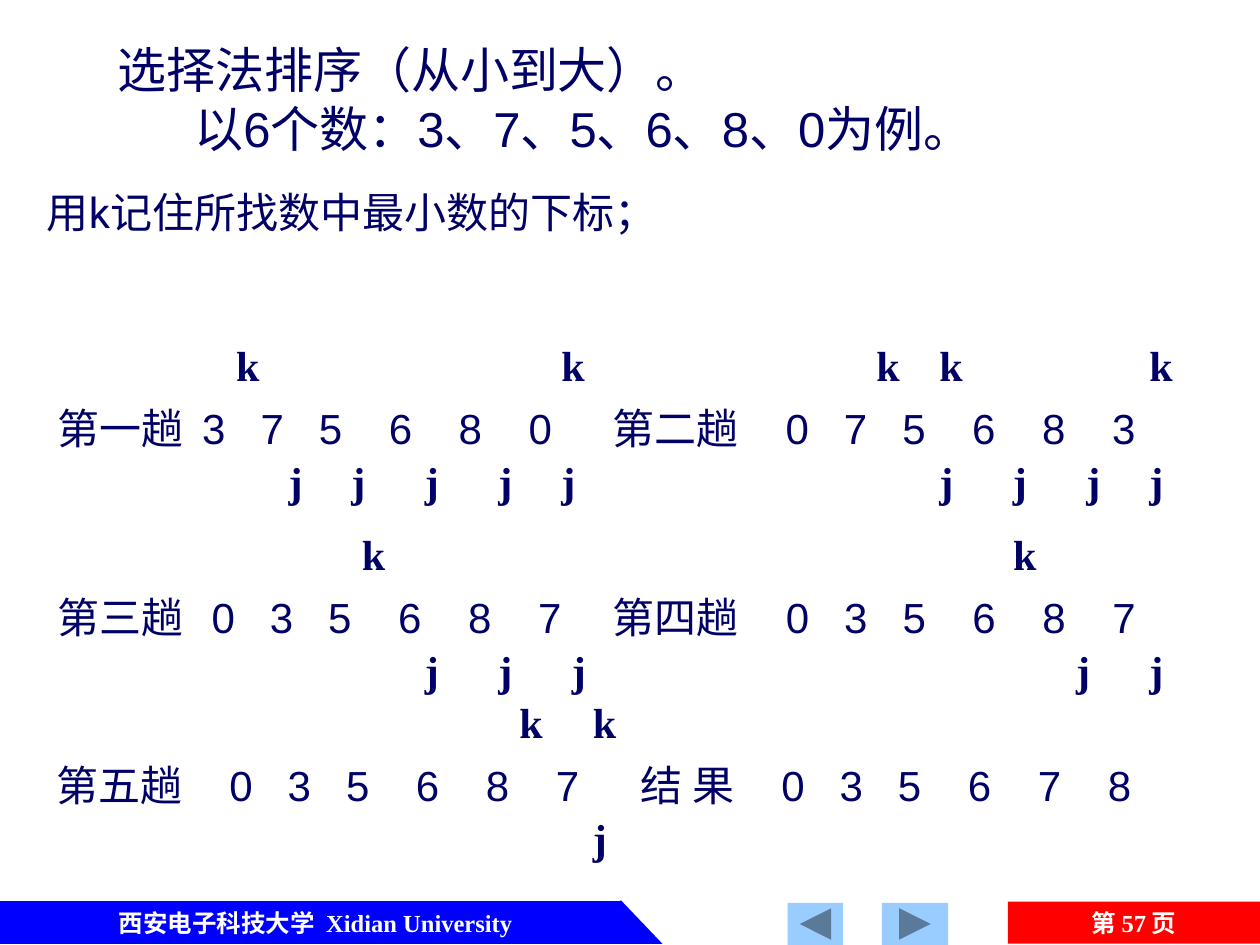
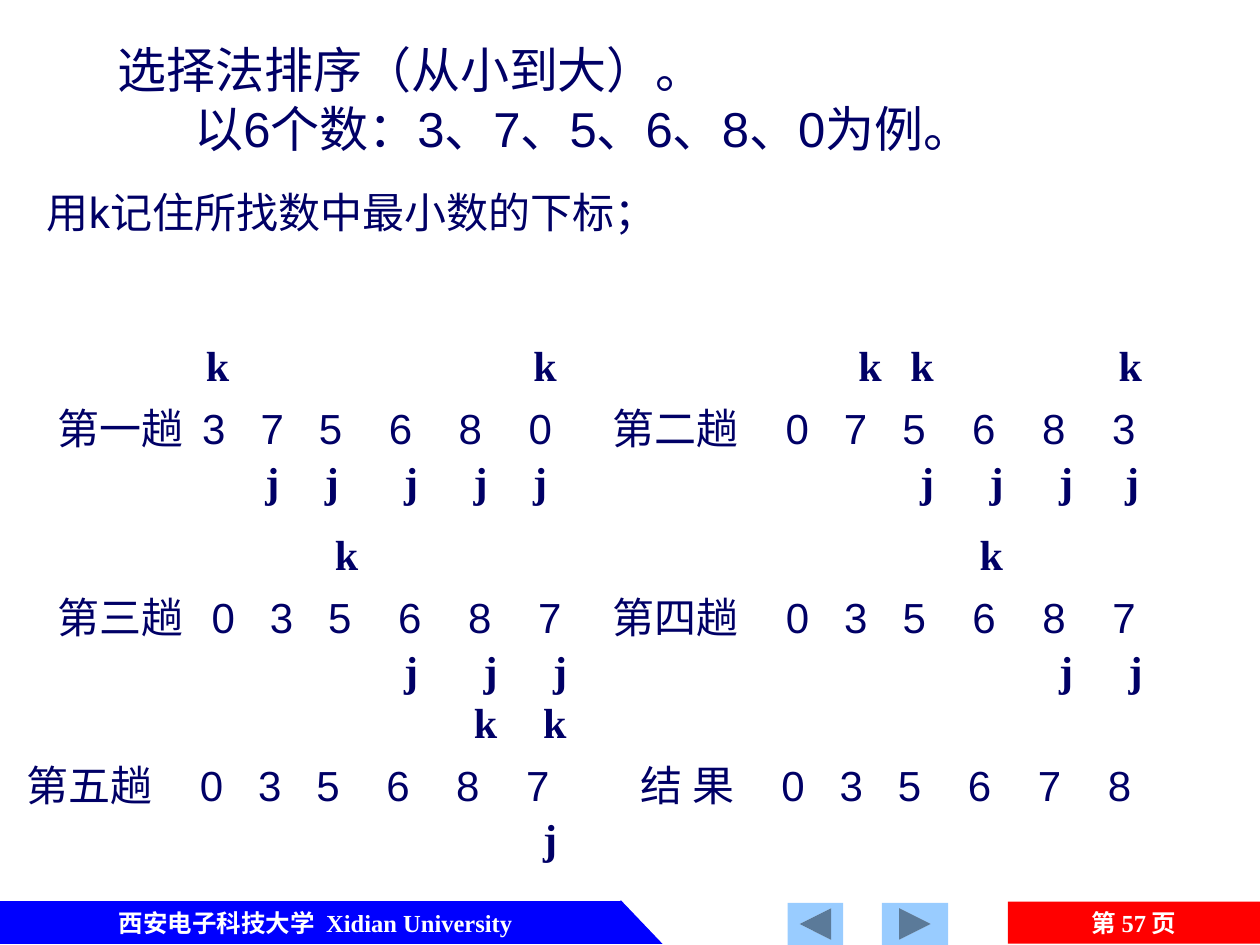
Before and after one commit to jtrfid/C-Repositories, a slide deck: slide 57 of 2016/C语言/课件/第6章 数组.pptx. Drawn at 1260x945 pixels with LibreOffice and Linux fonts; fonts in the diff are those of the drawing. Boxes give left, top, right and bottom in pixels: in the first picture for what was removed or moved away, otherwise in the second. Text is boxed around its words. In the diff, an @@ line names an element or a change of style, - is before the commit and + after.

```diff
--- a/2016/C语言/课件/第6章 数组.pptx
+++ b/2016/C语言/课件/第6章 数组.pptx
@@ 7 texts, 5 arrows: place and size @@
-7 texts, 5 arrows at [56, 352, 1172, 848]
+7 texts, 5 arrows at [27, 352, 1142, 848]
@@ 6 texts: place and size @@
-6 texts at [289, 468, 1163, 570]
+6 texts at [265, 468, 1139, 570]
@@ text "j": place and size @@
-text "j" at [498, 657, 512, 695]
+text "j" at [484, 657, 498, 695]
@@ text "j": place and size @@
-text "j" at [1076, 657, 1090, 695]
+text "j" at [1059, 657, 1073, 695]
@@ text "k": place and size @@
-text "k" at [519, 709, 542, 738]
+text "k" at [474, 709, 497, 738]
@@ text "k": place and size @@
-text "k" at [593, 709, 616, 738]
+text "k" at [543, 709, 566, 738]
@@ 7 texts, 1 arrow: place and size @@
-7 texts, 1 arrow at [425, 352, 1163, 765]
+7 texts, 1 arrow at [404, 352, 1143, 765]
@@ text "j": place and size @@
-text "j" at [593, 825, 607, 863]
+text "j" at [543, 825, 557, 863]
```
Also in this commit, not shown: 8 other slides changed.
